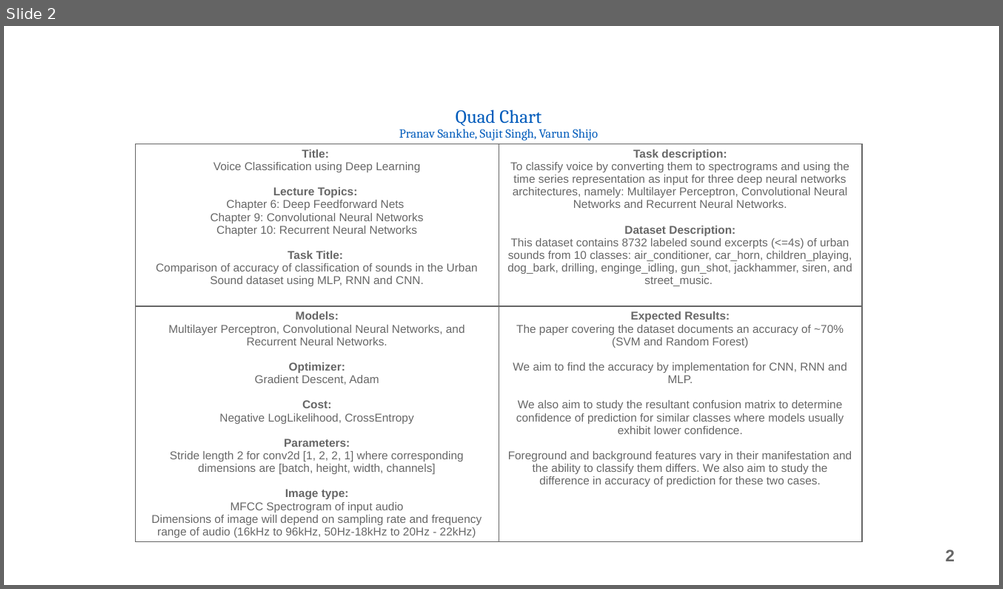
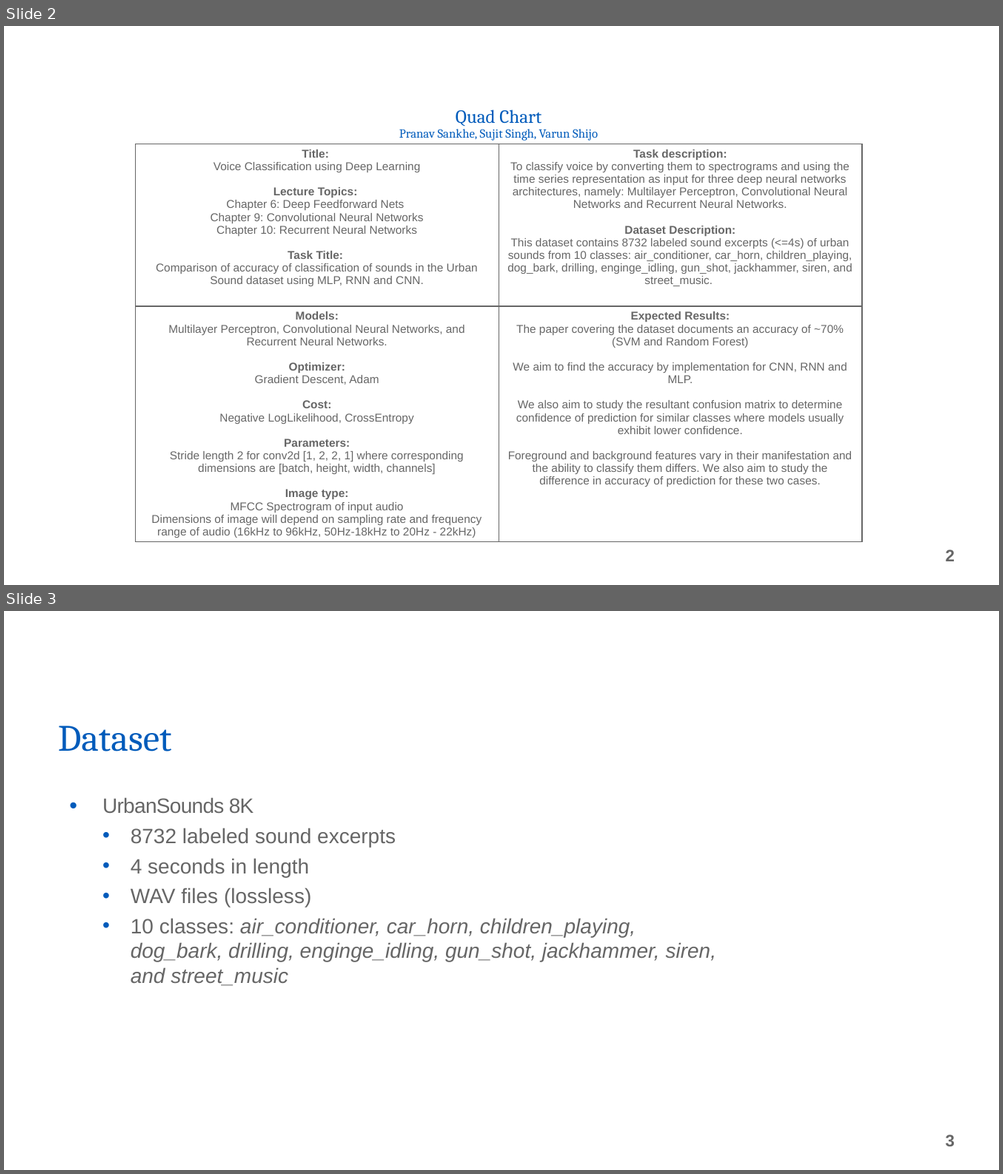
Before and after one commit to braininahat/deep-learning-cse676, a slide deck: Voice Classification using deep learning.pptx. Shown one above the other, each under a label of ours: slide 2 before the commit, slides 2 and 3 after it. The pictures are 1003x589 and 1003x1174 pixels, drawn with LibreOffice and Linux fonts; fonts in the diff are those of the drawing; background and template pictures are left out. Boxes give left, top, right and bottom in pixels: in the first picture for what was removed or moved away, otherwise in the second. Text is boxed around its words. In the diff, an @@ line names an element or a change of style, - is before the commit and + after.

```diff
--- a/Voice Classification using deep learning.pptx
+++ b/Voice Classification using deep learning.pptx
@@ slide 3 added at (4, 611, 999, 1170), background picture (left out); not listed: 2 template elements that a slide beside it also shows @@
@@ title added at (58, 726, 172, 752), 36 pt, text #005BBB @@
+Dataset
@@ text added at (102, 797, 717, 986), 20 pt, text #666666, italic @@
+• UrbanSounds 8K
+  • 8732 labeled sound excerpts
+  • 4 seconds in length
+  • WAV files (lossless)
+  • 10 classes: air_conditioner, car_horn, children_playing, dog_bark, drilling, enginge_idling, gun_shot, jackhammer, siren, and street_music
```
Also in this commit, not shown: 5 other slides added.
